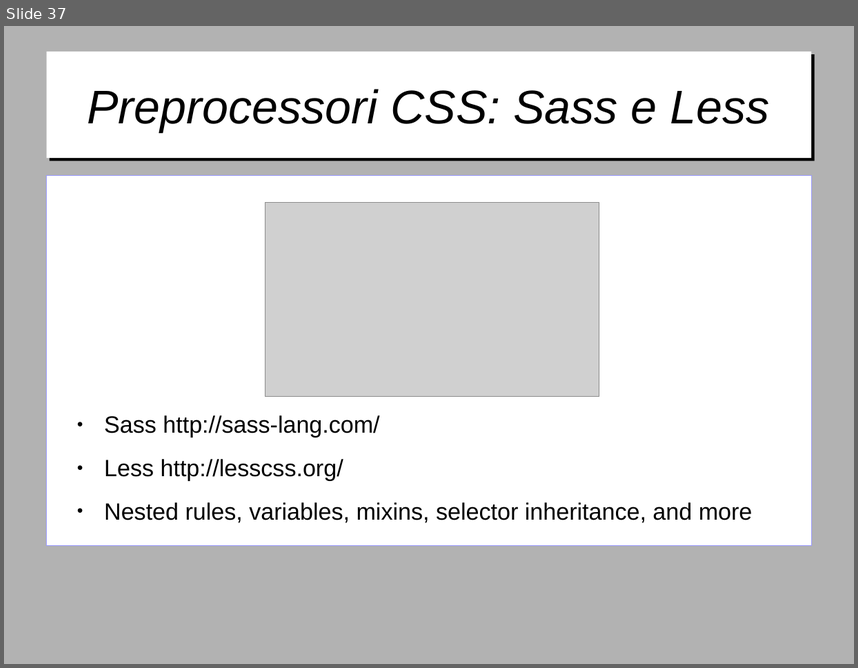
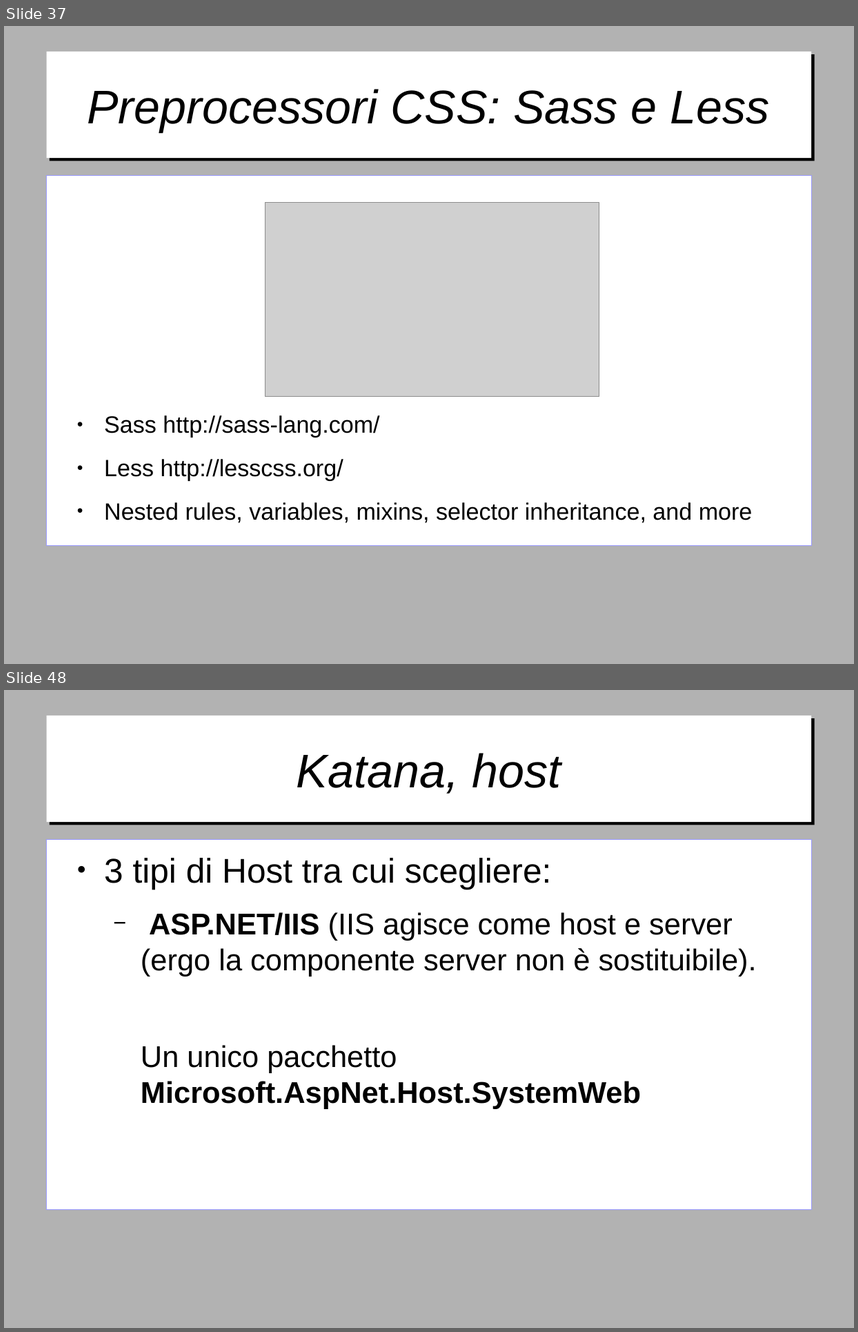
Before and after one commit to gitfer/ARXCourse, a slide deck: ARXCourse.odp. Shown one above the other, each under a label of ours: slide 37 before the commit, slides 37 and 48 after it; the slides between them are not shown. The pictures are 858x668 and 858x1332 pixels, drawn with LibreOffice and Linux fonts; fonts in the diff are those of the drawing; grey boxes stand for pictures; background and template pictures are left out. Boxes give left, top, right and bottom in pixels: in the first picture for what was removed or moved away, otherwise in the second. Text is boxed around its words. In the diff, an @@ line names an element or a change of style, - is before the commit and + after.

Commit message:
Aggiunta appendice su OWIN e Katana

```diff
--- a/ARXCourse.odp
+++ b/ARXCourse.odp
@@ slide 48 added at [4, 690, 854, 1328], background #B2B2B2 @@
@@ title added at [46, 716, 812, 822], fill #FFFFFF, 44 pt, text #000000, italic @@
+Katana, host
@@ text added at [46, 839, 812, 1209], fill #FFFFFF, outline #9999FF 0 pt, 28 pt, text #000000 @@
+● 3 tipi di Host tra cui scegliere:
+  − ASP.NET/IIS (IIS agisce come host e server (ergo la componente server non è sostituibile).
+  Un unico pacchetto Microsoft.AspNet.Host.SystemWeb
```
Also in this commit, not shown: 1 slide changed, 15 other slides added.
